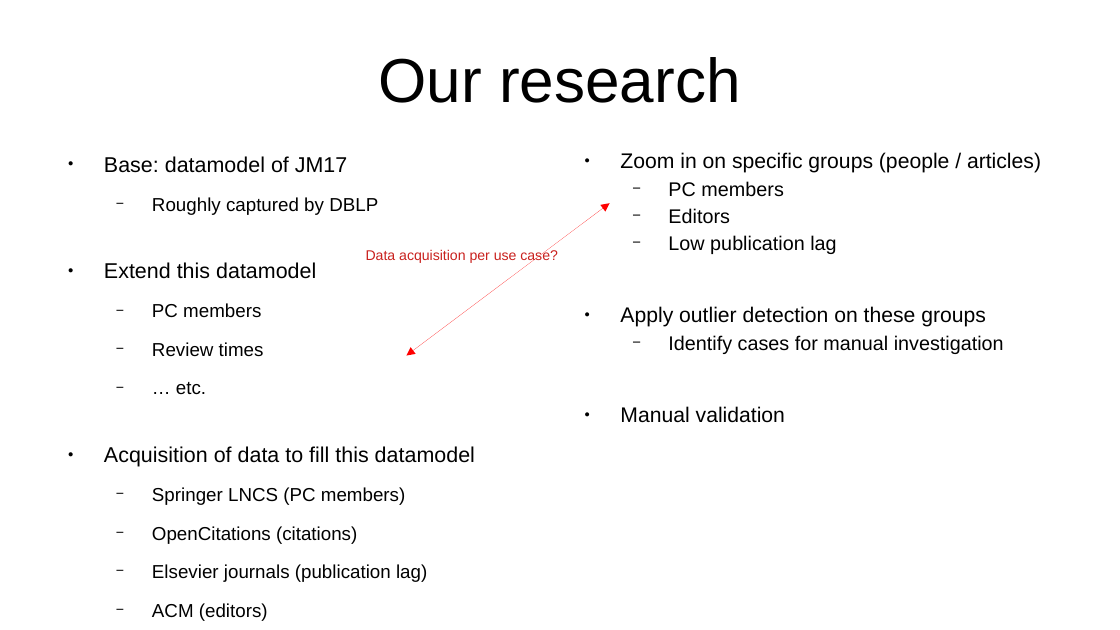
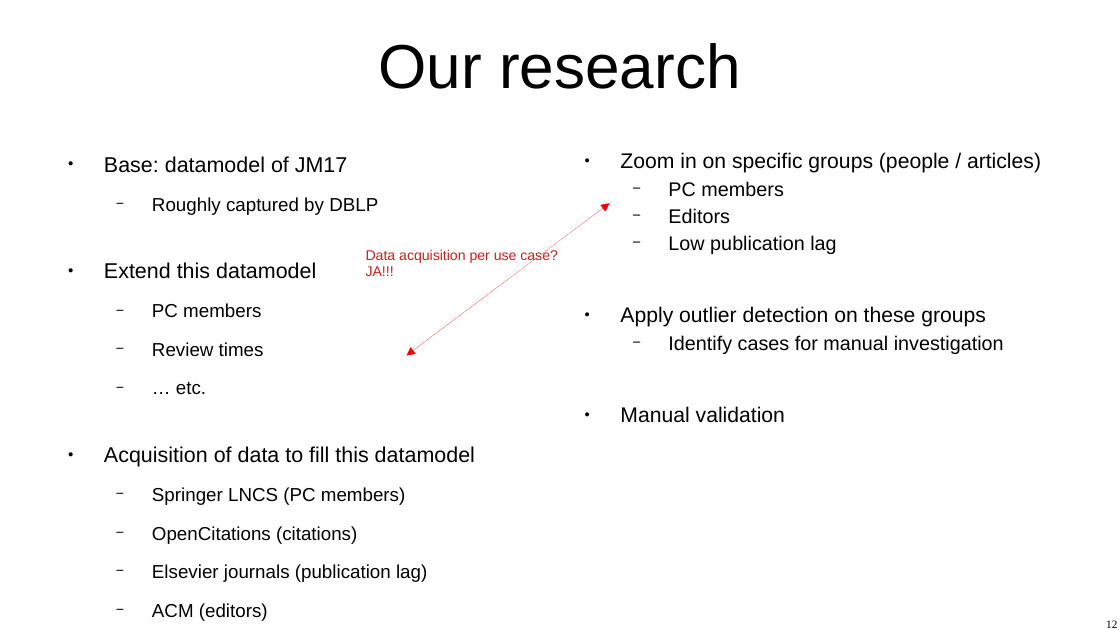
Before and after one commit to XibrenX/MasterThesis, a slide deck: slide 12 of slides/presentatie.odp (slide 11 before the commit). Drawn at 1120x630 pixels with LibreOffice and Linux fonts; fonts in the diff are those of the drawing. Boxes give left, top, right and bottom in pixels: in the first picture for what was removed or moved away, otherwise in the second. Text is boxed around its words. In the diff, an @@ line names an element or a change of style, - is before the commit and + after.

```diff
--- a/slides/presentatie.odp
+++ b/slides/presentatie.odp
@@ title "Our research": place and size @@
-title "Our research" at [379,57,740,103]
+title "Our research" at [379,43,740,89]
@@ text at [366,266,394,276]: paragraph added @@
+JA!!!
@@ page number added at [1106,620,1117,628], 8 pt, text #000000 @@
+12
```
Also in this commit, not shown: 34 other slides changed, 7 slides added, 1 slide removed, 5 other files.
